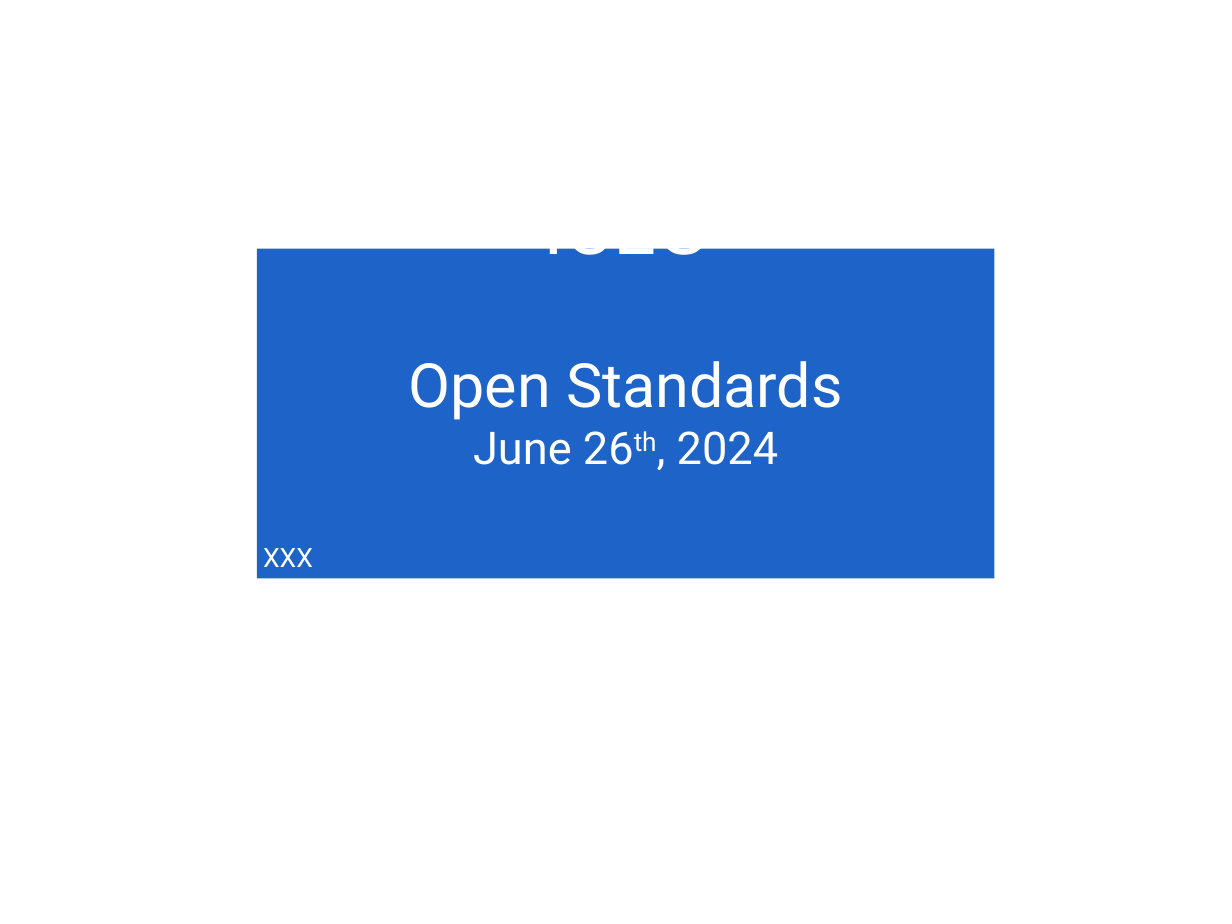
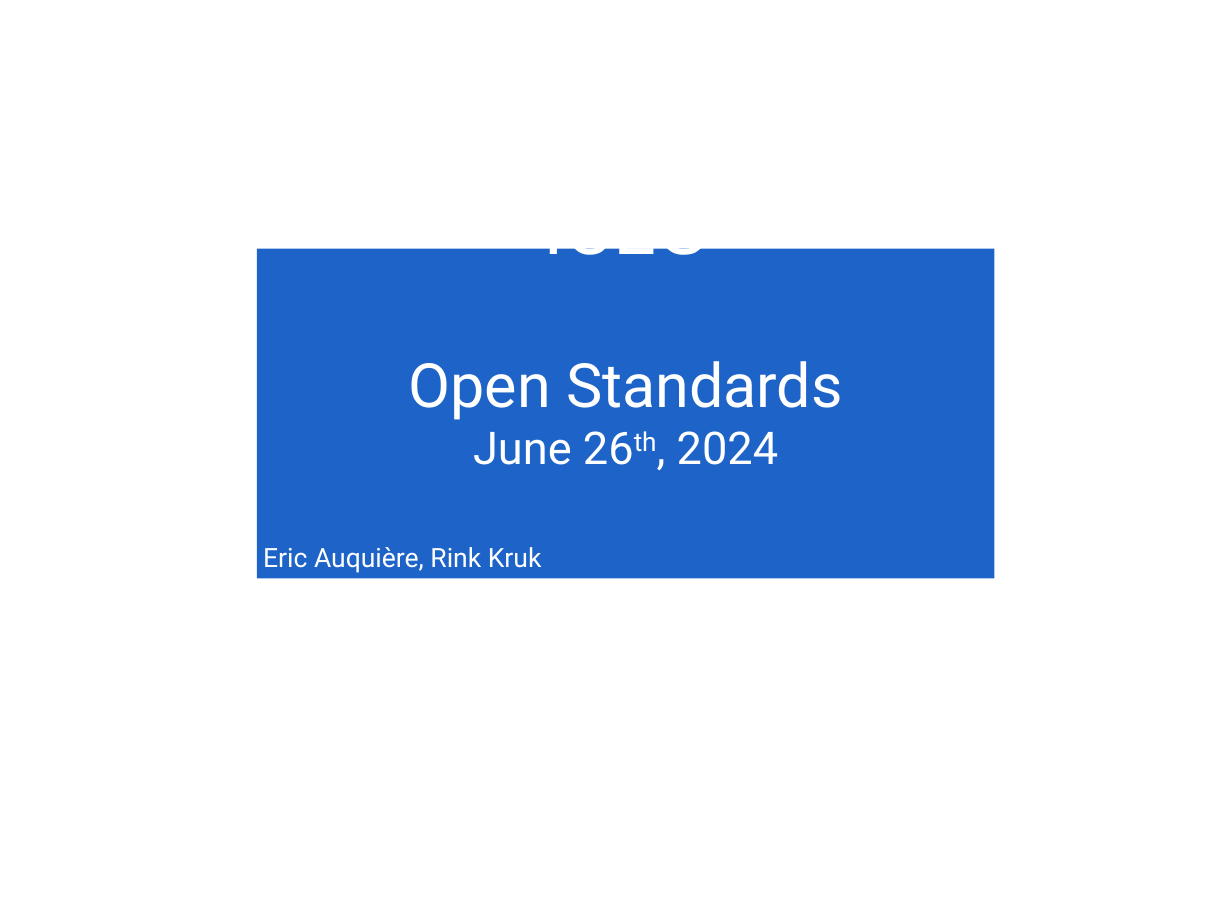
Before and after one commit to belgif/review, a slide deck: slide 1 of Meetings/2024-06-12/ICEG_standardisation_20240626.pptx. Drawn at 1232x924 pixels with LibreOffice and Linux fonts; fonts in the diff are those of the drawing; background and template pictures are left out. Boxes give left, top, right and bottom in pixels: in the first picture for what was removed or moved away, otherwise in the second. Text is boxed around its words. In the diff, an @@ line names an element or a change of style, - is before the commit and + after.

```diff
--- a/Meetings/2024-06-12/ICEG_standardisation_20240626.pptx
+++ b/Meetings/2024-06-12/ICEG_standardisation_20240626.pptx
@@ text in rectangle at box(263, 547, 542, 573): text changed @@
-XXX
+Eric Auquière, Rink Kruk
```
Also in this commit, not shown: 3 other slides changed, 1 slide added.
